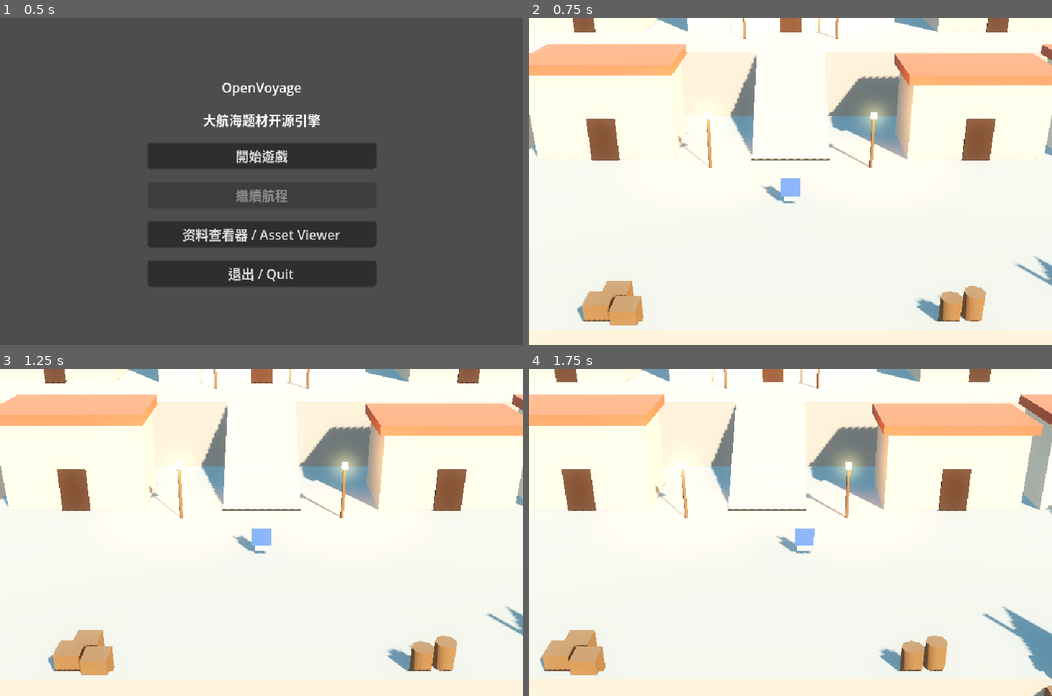
Above: before the commit, frames 1-4 (two rows, left to right).
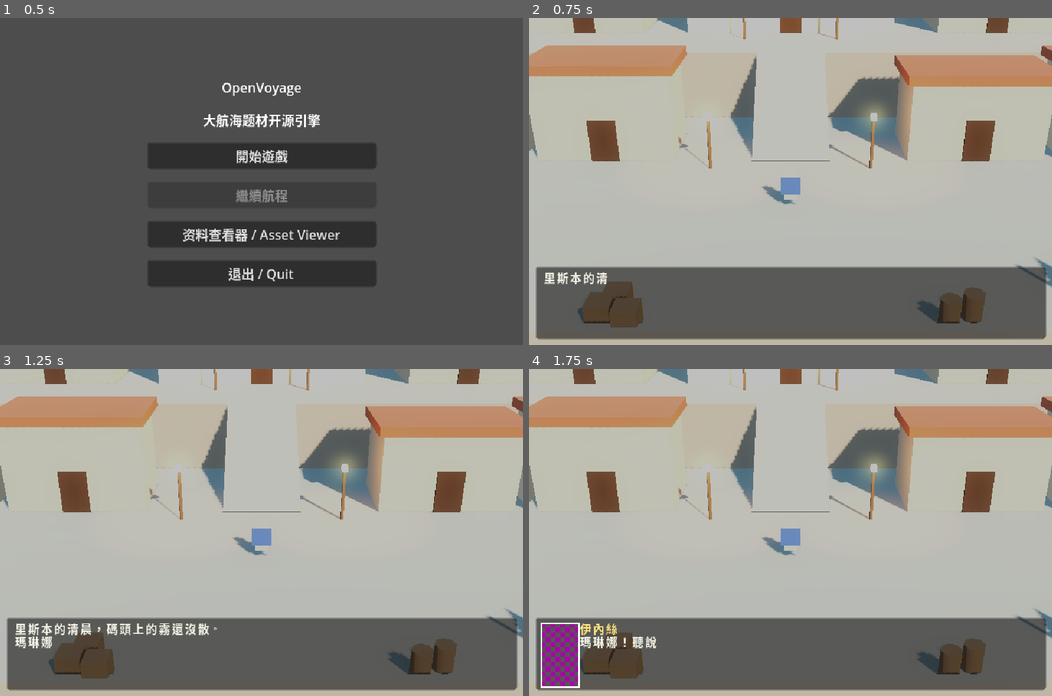
Above: after the commit, the same moments.

Repository: chengchao/openvoyage
Game: Godot game, scene res://game/main.tscn
Two runs of this game, one before a commit and one after it. Both use one fixed random seed, a clock stepped at 60 frames per second and the inputs below.
Inputs (mouse positions are in pixels of both pictures, inside the frame that each line leads up to):
- Up to frame 1 (0.5 s): no input
- Up to frame 2 (0.75 s): click "開始遊戲" at 0.5 s
- Up to frame 3 (1.25 s): no input
- Up to frame 4 (1.75 s): tap Enter (ui_accept) at 1.25, 1.52 s; move the mouse to (905, 516) at 1.27 s; hold Right (ui_right) from 1.28 s (still down); hold Shift from 1.28 s (still down); click (905, 516) at 1.42 s

Frame 1 is identical in both runs. In frame 2, 100% of the frame differs, in the area x 0-100%, y 0-100%; in frame 3, 99%; in frame 4, 99%.

Commit message:
随包开场剧情 + 目标：自撰剧本、抵港剧情、总资产 10000、王宫道贺 [tests: 18 new, GUT 259 green, smoke green（新增新开一局 → 开场逐句演完 → 走路；读档与繼續航程不重演）, pytest 68 passed/43 skipped]
新开一局以前不告诉玩家自己是谁、要做什么。现在随包带一份自撰剧本
godot/data/story/main.json（人物与情节皆原创）：进里斯本先演开场，
交代主角、2000 金幣的本钱、里斯本与塞維利亞之间怎么赚钱，并给出目标
「現金加存款達到 10000 金幣」。

- EventScript.load_shipped() 读随包剧本；World.new_game() 与读档都挂上它。
  剧本是内容不进存档，旗标是进度照旧进存档。
- 自撰剧本用新操作码 set_flag 立旗标；逆向来的 set 语义未解，仍是记日志的 no-op。
- EventInterpreter.has_content()：旗标让一段剧情一句都不演时，会话不进 CUTSCENE。
- PortSession.arrive()：WALKING → CUTSCENE → WALKING。剧情演完去哪只看 slot，
  撞门剧情照旧进设施。
- World.goal() 给出目标、进度与是否达成；达成即记入旗标，之后把钱花掉也算。
  达成后进里斯本王宫演一次道贺，随后照常进设施，游戏继续。
- 主角情報与 PortAgent.observe()["goal"] 显示目标与进度。

Co-Authored-By: Claude Fable 5.2 <noreply@anthropic.com>

Diff:
--- a/godot/data/game_menu.json
+++ b/godot/data/game_menu.json
@@ -4,7 +4,7 @@
       {"key": "fleet", "label": "艦隊情報", "desc": "查看整支艦隊的編成、航速與補給狀況。", "action": ""},
       {"key": "ship", "label": "船隻情報", "desc": "逐艘查看船隻的船型、耐久與武裝。", "action": ""},
       {"key": "crew", "label": "人物情報", "desc": "查看同行航海士的能力與現任職務。", "action": ""},
-      {"key": "hero", "label": "主角情報", "desc": "查看主角目前的所在地與資金。", "action": "status"},
+      {"key": "hero", "label": "主角情報", "desc": "查看主角目前的目標、所在地與資金。", "action": "status"},
       {"key": "cargo", "label": "貨物情報", "desc": "查看各船載運的貨物與進貨價格。", "action": ""},
       {"key": "cargo_list", "label": "貨物一覽", "desc": "把全艦隊的貨物彙整成一張清單。", "action": "cargo"},
       {"key": "discoveries", "label": "發現物", "desc": "回顧航行途中找到的發現物。", "action": ""},
--- /dev/null
+++ b/godot/data/story/main.json
@@ -0,0 +1,70 @@
+{
+  "_doc": "随包剧本（自撰，人物与情节皆原创）。格式同 EventScript 命令表：entries 的 trigger_id =（港号<<8 | 事件码），事件码 0..0x0B 是设施槽、0x10 是抵港（PortSession.ARRIVAL）；say 的 text 'main/k' 取 words[k]；names 是 $ 占位符的开局值；goal 是本局目标（target = 现金加存款，达成时 World 立起 met_flag）。旗标：0 = 开场已演，1 = 目标已达成，2 = 王宫已道贺。",
+  "scenario": 1,
+  "names": {"n": "瑪琳娜"},
+  "goal": {"text": "現金加存款達到 10000 金幣", "target": 10000, "met_flag": 1},
+  "chapters": [
+    {
+      "index": 0,
+      "entries": [
+        {"trigger_id": "0010", "label": "intro"},
+        {"trigger_id": "0005", "label": "palace"}
+      ],
+      "script": [
+        {"label": "intro"},
+        {"op": "branch", "if": "set", "flag": 0, "to": "done"},
+        {"op": "set_flag", "flag": 0},
+        {"op": "window"},
+        {"op": "say", "text": "main/0"}, {"op": "wait"},
+        {"op": "portrait", "kao": 2},
+        {"op": "say", "text": "main/1"}, {"op": "wait"},
+        {"op": "portrait", "kao": 0},
+        {"op": "say", "text": "main/2"}, {"op": "wait"},
+        {"op": "portrait", "kao": 2},
+        {"op": "say", "text": "main/3"}, {"op": "wait"},
+        {"op": "say", "text": "main/4"}, {"op": "wait"},
+        {"op": "say", "text": "main/5"}, {"op": "wait"},
+        {"op": "say", "text": "main/6"}, {"op": "wait"},
+        {"op": "portrait", "kao": 0},
+        {"op": "say", "text": "main/7"}, {"op": "wait"},
+        {"op": "portrait", "kao": 2},
+        {"op": "say", "text": "main/8"}, {"op": "wait"},
+        {"op": "portrait", "kao": 0},
+        {"op": "say", "text": "main/9"}, {"op": "wait"},
+        {"op": "end"},
+
+        {"label": "palace"},
+        {"op": "branch", "if": "clear", "flag": 1, "to": "done"},
+        {"op": "branch", "if": "set", "flag": 2, "to": "done"},
+        {"op": "set_flag", "flag": 2},
+        {"op": "window"},
+        {"op": "portrait", "kao": 4},
+        {"op": "say", "text": "main/10"}, {"op": "wait"},
+        {"op": "say", "text": "main/11"}, {"op": "wait"},
+        {"op": "portrait", "kao": 0},
+        {"op": "say", "text": "main/12"}, {"op": "wait"},
+        {"op": "portrait", "kao": -1},
+        {"op": "say", "text": "main/13"}, {"op": "wait"},
+
+        {"label": "done"},
+        {"op": "end"}
+      ]
+    }
+  ],
+  "words": [
+    "里斯本的清晨，碼頭上的霧還沒散。\n$n用多年攢下的積蓄，買下了一艘舊的小帆船。",
+    "〔伊內絲〕\n$n！聽說你真的把那艘船買下來了？",
+    "〔$n〕\n是啊，伊內絲。錢袋裡只剩 2000 金幣，\n不過從今天起，我就是船主了。",
+    "〔伊內絲〕\n我在商行記了三十年的帳，只教你一件事：\n便宜的地方買，貴的地方賣。",
+    "〔伊內絲〕\n里斯本的毛織品和砂糖便宜，運到塞維利亞能賣好價錢；\n那邊的葡萄酒、橄欖油和胡椒，載回來同樣有賺頭。",
+    "〔伊內絲〕\n先到交易所進貨，再去港務局啟航。\n四天的航程，一來一回，錢就滾起來了。",
+    "〔伊內絲〕\n用不到的錢可以存進銀行。\n等現金加存款滿 10000 金幣，就到王宮去一趟。",
+    "〔$n〕\n王宮？",
+    "〔伊內絲〕\n王室正在找有本事的商人，發給海外貿易的特許狀。\n10000 金幣，就是他們要看的本事。",
+    "〔$n〕\n10000 金幣……好，我記住了。出發吧！",
+    "〔王室書記官〕\n$n船長，你的帳目我們看過了。\n現金加存款超過 10000 金幣，名不虛傳。",
+    "〔王室書記官〕\n奉國王陛下之命，授予你海外貿易特許狀。",
+    "〔$n〕\n（伊內絲，我做到了。）",
+    "目標達成！\n航程還可以繼續——更遠的海域，留待日後開拓。"
+  ]
+}
--- a/godot/game/door_flow.gd
+++ b/godot/game/door_flow.gd
@@ -44,6 +44,11 @@
 func open(slot: int) -> void:
 	if session.enter_door(slot):
 		last_said = ""
+		_sync()
+
+
+func arrive() -> void:
+	if session.arrive():
 		_sync()
 
 
@@ -144,7 +149,7 @@
 		add_child(director)
 		director.finished.connect(_on_story_finished)
 		if not director.play(session.interp):
-			_on_story_finished()  # 入口无可演内容 → 直接进设施
+			_on_story_finished()  # 只有开窗/换头像、没有一句台词
 			return
 	elif m != PortSession.Mode.CUTSCENE and director != null:
 		director.queue_free()
--- a/godot/game/port3d/port_agent.gd
+++ b/godot/game/port3d/port_agent.gd
@@ -48,6 +48,7 @@
 		"bank": s.player_state.bank,
 		"cargo": s.player_state.cargo.duplicate(),
 		"day": s.world.day,
+		"goal": s.world.goal(),
 		"said": flow.last_said,
 	}
 	if flow.facility_scene != null:
--- a/godot/game/port3d/port_scene_3d.gd
+++ b/godot/game/port3d/port_scene_3d.gd
@@ -44,6 +44,7 @@
 	var notice := World.current.take_notice()
 	if notice != "":
 		doors.announce(notice)
+	doors.arrive()
 	_camera.global_position = _camera_target()
 	_camera.look_at(player.global_position + Vector3.UP)
 
--- a/godot/sim/event_interpreter.gd
+++ b/godot/sim/event_interpreter.gd
@@ -12,6 +12,7 @@
 ##   branch  AC=if-set / AD=if-clear（按 GameState 旗标决定是否跳转）
 ##   jump    无条件跳转；label  跳转目标标记
 ##   end     终止
+##   set_flag  自撰剧本用：立/清一个旗标（{flag, value 缺省 true}），让一段剧情只演一次
 ## set/arith/query/cond/sound/music/raw —— **语义未解**，一律记日志的安全 no-op（不评估、不跳转），
 ##   以便经验映射旗标/变量含义（do NOT invent）。cond 虽带跳转目标，但条件未解→不跳、取直落分支。
 class_name EventInterpreter
@@ -57,6 +58,24 @@
 
 ## 取下一个对话节拍；内部消化 branch/jump/label 与 no-op 操作码，直到产出一拍或抵达 end。
 func next_beat() -> Dictionary:
+	if not has_content():
+		return {"kind": "end"}
+	var s: Dictionary = _steps[_pc]
+	_pc += 1
+	match str(s["op"]):
+		"window":
+			return {"kind": "open"}
+		"portrait":
+			var face := _state.get_var(int(s["from_var"])) if s.has("from_var") else int(s.get("kao", 0))
+			return {"kind": "portrait", "face": face}
+		"say":
+			return _line_beat(str(s.get("text", "")))
+	return {"kind": "wait"}
+
+
+## 还有节拍可演吗？走完挡在前面的控制流（旗标分支、set_flag…）停在下一拍上，不消耗它；
+## 已到 end 返回 false。调用方据此不为一段「旗标让它一句都不演」的剧情开对话。
+func has_content() -> bool:
 	var guard := 0
 	while _running and _pc >= 0 and _pc < _steps.size():
 		guard += 1
@@ -64,32 +83,22 @@
 			_log.append("guard: aborted possible infinite loop")
 			break
 		var s: Dictionary = _steps[_pc]
-		if s.has("label"):                       # 标签标记：跳过
+		if s.has("label"):
 			_pc += 1
 			continue
 		var op := str(s.get("op", ""))
 		match op:
-			"window":
-				_pc += 1
-				return {"kind": "open"}
-			"portrait":
-				_pc += 1
-				var face := _state.get_var(int(s["from_var"])) if s.has("from_var") else int(s.get("kao", 0))
-				return {"kind": "portrait", "face": face}
-			"say":
-				_pc += 1
-				return _line_beat(str(s.get("text", "")))
-			"wait":
-				_pc += 1
-				return {"kind": "wait"}
+			"window", "portrait", "say", "wait":
+				return true
 			"end":
 				break
-			"branch":
-				if not _follow_branch(s):
-					return {"kind": "end"}
-			"jump":
-				if not _follow_jump(s):
-					return {"kind": "end"}
+			"branch", "jump":
+				var followed := _follow_branch(s) if op == "branch" else _goto(s)
+				if not followed:
+					break
+			"set_flag":
+				_state.set_flag(int(s.get("flag", 0)), bool(s.get("value", true)))
+				_pc += 1
 			"cond":
 				# 条件语义未解：不评估、不跳转，取直落分支（记日志）
 				_log.append("cond %s args=%s (no-op, fall through)" % [s.get("code", "?"), s.get("args", [])])
@@ -99,7 +108,7 @@
 				_log.append("%s %s (no-op)" % [op, _brief(s)])
 				_pc += 1
 	_running = false
-	return {"kind": "end"}
+	return false
 
 
 # branch：按旗标决定是否跳转。返回 false=应终止（无法跟随的跨节跳转）。
@@ -109,10 +118,6 @@
 	if not take:
 		_pc += 1
 		return true
-	return _goto(s)
-
-
-func _follow_jump(s: Dictionary) -> bool:
 	return _goto(s)
 
 
--- a/godot/sim/event_script.gd
+++ b/godot/sim/event_script.gd
@@ -1,23 +1,34 @@
 ## 事件脚本程序（纯逻辑数据 + 查找，headless 可测）。
-## 数据 = 带标签的命令表脚本 + 触发入口表（events 字典）与台词列表（say 的 id 'snrN/k' 即行下标）。
+## 数据 = 带标签的命令表脚本 + 触发入口表（events 字典）与台词列表（say 的 id 'snrN/k' 即行下标；可另给，也可放在 events["words"]）。
 ## 控制流/语义在 EventInterpreter；此处只做章节脚本取用、标签→下标、入口查找、台词解析。
 class_name EventScript
 extends RefCounted
 
+const STORY_PATH := "res://data/story/main.json"
 const NAME_OPEN := "〔"
 const NAME_CLOSE := "〕"
 
 var scenario: int = 0
 var chapters: Array = []
 var words: PackedStringArray = PackedStringArray()
+var names: Dictionary = {}    # $ 占位符的开局值（"n" = 主角名）
+var goal: Dictionary = {}     # 本局目标 {text, target, met_flag}；没有 = 无目标
 var _label_maps: Array = []   # 每章 {label:String -> index:int}，懒构建
 
 
 func _init(events: Dictionary = {}, words_: PackedStringArray = PackedStringArray()) -> void:
 	scenario = int(events.get("scenario", 0))
 	chapters = events.get("chapters", [])
-	words = words_
+	words = words_ if not words_.is_empty() else PackedStringArray(events.get("words", []))
+	names = events.get("names", {})
+	goal = events.get("goal", {})
 	_label_maps.resize(chapters.size())
+
+
+## 随包的自撰剧本（台词也在同一份文件里）；读不出来返回 null。
+static func load_shipped() -> EventScript:
+	var doc: Variant = JSON.parse_string(FileAccess.get_file_as_string(STORY_PATH))
+	return EventScript.new(doc) if typeof(doc) == TYPE_DICTIONARY else null
 
 
 func chapter_count() -> int:
--- a/godot/sim/port_session.gd
+++ b/godot/sim/port_session.gd
@@ -1,4 +1,5 @@
 ## 港口玩法状态机（纯逻辑）：在港里走 → 撞门（剧情优先，docs/09 §9.A）→ 设施菜单 ⇄ 金额输入 → 离开；在港里走 ⇄ 游戏内选单。
+## 抵港剧情（开场）：在港里走 → 剧情 → 回到在港里走。剧情演完去哪只看 slot：有门进设施，没门回去走路。
 ## 交易所买卖多一步：设施菜单 → 单选（选货）→ 金额输入（件数）→ 设施菜单。
 ## 出航：港务局「啟航出海」或走进出航区 → 单选（选目的地）→ SAILED。world 当场改到目的港，
 ## 本会话到此为止；表现层见到 SAILED 就换进 world 所在港的场景，那边另建会话。
@@ -10,6 +11,7 @@
 enum Mode { WALKING, CUTSCENE, FACILITY_MENU, AMOUNT_ENTRY, GAME_MENU, PICK, SAILED }
 
 const NOT_OPEN_YET := "（此功能尚未開放）"
+const ARRIVAL := 0x10  # 抵港事件键的低字节。设施槽只到 0x0B，撞不上门
 
 var world: World
 var port_id: int:
@@ -21,7 +23,9 @@
 var game_state: GameState:
 	get: return world.story
 	set(v): world.story = v
-var event_script: EventScript  # 为空 = 无剧情
+var event_script: EventScript:  # 为空 = 无剧情
+	get: return world.story_script
+	set(v): world.story_script = v
 var save_path := SaveFile.DEFAULT_PATH  # 测试换成临时路径
 
 var mode := Mode.WALKING
@@ -51,11 +55,22 @@
 	return true
 
 
+## 进港时调一次：本港登记了还没演过的抵港剧情就演，返回 true。
+func arrive() -> bool:
+	if mode != Mode.WALKING:
+		return false
+	interp = _story_at(ARRIVAL)
+	if interp == null:
+		return false
+	mode = Mode.CUTSCENE
+	return true
+
+
 func story_finished() -> bool:
 	if mode != Mode.CUTSCENE:
 		return false
 	interp = null
-	mode = Mode.FACILITY_MENU
+	mode = Mode.FACILITY_MENU if slot >= 0 else Mode.WALKING
 	return true
 
 
@@ -197,7 +212,7 @@
 	return loaded
 
 
-## 选单详情栏的文字：该项说明；主角情報追加所在港、日期与资金，存/读档追加结果，尚未開放的项追加提示。越界返回 ""。
+## 选单详情栏的文字：该项说明；主角情報追加目标与进度、所在港、日期与资金，存/读档追加结果，尚未開放的项追加提示。越界返回 ""。
 func menu_detail(cat_index: int, item_index: int) -> String:
 	var rows := GameMenu.items(cat_index)
 	if item_index < 0 or item_index >= rows.size():
@@ -206,6 +221,8 @@
 	var action := GameMenu.action_of(cat_index, item_index)
 	match action:
 		&"status":
+			if world.goal_line() != "":
+				text += "\n" + world.goal_line()
 			text += "\n%s　第 %d 日　%s" % [Market.port_name(port_id), world.day, balance_line()]
 		&"cargo":
 			for good: String in player_state.cargo:
@@ -295,11 +312,13 @@
 	mode = Mode.FACILITY_MENU if slot >= 0 else Mode.WALKING
 
 
-func _story_at(door_slot: int) -> EventInterpreter:
+## (本港, 事件码) 登记的剧情；没登记、或旗标让它这次一句都不演，返回 null。
+func _story_at(code: int) -> EventInterpreter:
 	if event_script == null or game_state.scenario < 0:
 		return null
-	var label := event_script.find_entry(game_state.chapter, port_id, door_slot)
+	var label := event_script.find_entry(game_state.chapter, port_id, code)
 	if label == "":
 		return null
+	world.goal()  # 让「目标已达成」旗标跟上眼下的资产，剧本的分支才看得到
 	var it := EventInterpreter.new(event_script, game_state, game_state.chapter)
-	return it if it.start(label) else null
+	return it if it.start(label) and it.has_content() else null
--- a/godot/sim/world.gd
+++ b/godot/sim/world.gd
@@ -3,13 +3,14 @@
 class_name World
 extends RefCounted
 
-const STARTING_GOLD := 2000  # 开局现金（占位，待开场剧情校准）
+const STARTING_GOLD := 2000  # 开局现金；开场剧情里提到这个数，改它要一起改 data/story/main.json
 const MAX_WHOLE := 1 << 53  # JSON 数字是 double，超过这个就不再是精确整数
 
 static var current: World
 
 var player := PlayerState.new(STARTING_GOLD, 0)
 var story := GameState.new()
+var story_script: EventScript  # 随包剧本：是内容不是进度，不进存档。裸 World.new() 没有 = 无剧情、无目标
 var port_id := 0
 var day := 1
 var notice := ""  # 给下一个港口场景显示一次的话（抵港通知）；不进存档
@@ -17,7 +18,34 @@
 
 static func new_game() -> World:
 	current = World.new()
+	var shipped := EventScript.load_shipped()
+	if shipped != null:
+		current.story_script = shipped
+		current.story = GameState.new(shipped.scenario, 0)
+		for key: String in shipped.names:
+			current.story.set_name(key, shipped.names[key])
 	return current
+
+
+## 本局目标 {text, progress, target, met}，progress = 现金加存款；没有剧本返回 {}。
+## 达成的那一刻记进旗标（剧本据此道贺），之后把钱花掉也仍算达成。
+func goal() -> Dictionary:
+	if story_script == null or story_script.goal.is_empty():
+		return {}
+	var target := int(story_script.goal["target"])
+	var met_flag := int(story_script.goal["met_flag"])
+	var progress := player.gold + player.bank
+	if progress >= target:
+		story.set_flag(met_flag, true)
+	return {"text": str(story_script.goal["text"]), "progress": progress, "target": target, "met": story.flag(met_flag)}
+
+
+## 目标与进度的一行字；没有目标返回 ""。
+func goal_line() -> String:
+	var g := goal()
+	if g.is_empty():
+		return ""
+	return "目標%s：%s（目前 %d）" % ["已達成" if g["met"] else "", g["text"], g["progress"]]
 
 
 func take_notice() -> String:
@@ -43,6 +71,7 @@
 	var w := World.new()
 	w.player = p
 	w.story = s
+	w.story_script = EventScript.load_shipped()
 	w.port_id = int(d["port_id"])
 	w.day = int(d["day"])
 	return w
--- a/godot/tests/smoke/smoke_test.gd
+++ b/godot/tests/smoke/smoke_test.gd
@@ -2,7 +2,8 @@
 ##
 ## M0：按工程配置启动 → 主菜单可达（开始/退出按钮存在且已接线）→ 无错退出(0)。
 ## M2：从主菜单进入资料查看器，能从占位包成功打开至少 10 项图片。
-## 港口：开始按钮进灰盒里斯本，碰门进设施、退出；交易所买进再卖出；走进银行存款；撞门剧情；ESC 开游戏内选单、移光标、关闭后照常走路。
+## 开场：开始按钮进灰盒里斯本，先演随包的开场剧情，逐句推进到底才轮到走路；之后换场景、读档都不重演。
+## 港口：碰门进设施、退出；交易所买进再卖出；走进银行存款；撞门剧情；ESC 开游戏内选单、移光标、关闭后照常走路。
 ## 航行：新开一局，里斯本买毛織品 → 港务局啟航 → 塞維利亞卖出，现金高于开局 → 走进塞維利亞的银行存款。
 ## 存读档（在塞維利亞）：选单存档 → 提款 → 读档回到存档时的局面；回到標題 →「繼續航程」接着存档玩，人还在塞維利亞。
 ## 运行：godot --headless --path godot -s tests/smoke/smoke_test.gd
@@ -73,6 +74,8 @@
 	if port == null:
 		push_error("开始游戏未进入港口场景")
 		return false
+	if not await _intro(port):
+		return false
 	if not await _door(port):
 		return false
 	if not await _market(port):
@@ -87,6 +90,28 @@
 	var ok := seville != null and await _save_and_load(seville) and await _continue_from_title()
 	DirAccess.remove_absolute(SAVE_PATH)
 	return ok
+
+
+## 新开一局进港先演开场：逐句推进到底，回到走路，目标可观察。
+func _intro(port: PortScene3D) -> bool:
+	var agent := PortAgent.new(port)
+	var first := agent.observe()
+	if first["mode"] != "cutscene" or first["line"]["body"] == "":
+		push_error("新开一局没有演开场：%s" % first)
+		return false
+	var lines := 0
+	while agent.observe()["mode"] == "cutscene" and lines < 30:
+		await agent.act({"do": "next"})
+		lines += 1
+	var obs := agent.observe()
+	if obs["mode"] != "walking" or obs["goal"].get("target", 0) <= 0 or obs["goal"]["met"]:
+		push_error("开场演完没有回到走路，或没有目标：%s" % obs)
+		return false
+	if not await agent.act({"do": "walk", "dir": "down", "seconds": 0.2}):
+		push_error("开场演完走不动")
+		return false
+	print("  开场：『%s』… 共 %d 句 → 走路；目標：%s" % [first["line"]["body"].replace("\n", " "), lines, obs["goal"]["text"]])
+	return true
 
 
 ## HD-2D 港口：主角朝一扇门走进去 → 进该门的设施 → 退出回到港口。
@@ -145,7 +170,7 @@
 	for _i in 5:
 		await physics_frame
 	var agent := PortAgent.current(self)
-	if agent == null or agent.observe()["port"]["id"] != 0:
+	if agent == null or agent.observe()["port"]["id"] != 0 or not await _intro(agent.port):
 		push_error("新开一局没有进里斯本")
 		return null
 	if not (await _walk_into(agent.port, &"market") and await agent.act({"do": "choose", "index": 0})):
@@ -407,7 +432,8 @@
 		push_error("繼續航程未进入港口场景")
 		return false
 	var obs := PortAgent.new(port).observe()
-	if obs["gold"] != before["gold"] or obs["bank"] != before["bank"] or obs["port"] != before["port"] or obs["port"]["id"] != 1:
+	if (obs["mode"] != "walking" or obs["gold"] != before["gold"] or obs["bank"] != before["bank"]
+			or obs["port"] != before["port"] or obs["port"]["id"] != 1):
 		push_error("繼續航程后的局面不是存档里的：%s" % obs)
 		return false
 	print("  標題 →「繼續航程」→ %s，現金 %d　存款 %d" % [obs["port"]["name"], obs["gold"], obs["bank"]])
--- a/godot/tests/unit/test_door_flow.gd
+++ b/godot/tests/unit/test_door_flow.gd
@@ -264,3 +264,19 @@
 	var f := _flow()
 	f.announce("航行 4 日，抵達塞維利亞。")
 	assert_eq(f.last_said, "航行 4 日，抵達塞維利亞。")
+
+
+func test_arrival_story_plays_then_returns_to_walking_without_a_facility() -> void:
+	var f := _flow()
+	f.session.world = World.new_game()
+	World.current = null
+	f.arrive()
+	assert_true(f.is_in_cutscene())
+	assert_ne(f.director.current_line()["body"], "")
+	for _i in 20:
+		if f.is_in_cutscene():
+			f.director.advance()
+	assert_false(f.is_busy(), "开场演完回到走路")
+	assert_null(f.facility_scene)
+	f.arrive()
+	assert_false(f.is_busy(), "再次抵港不重演")
--- a/godot/tests/unit/test_event_interpreter.gd
+++ b/godot/tests/unit/test_event_interpreter.gd
@@ -173,3 +173,48 @@
 	var it := EventInterpreter.new(script, _state(), 0)
 	it.start("L0")
 	assert_eq(it.next_beat()["kind"], "end")
+
+
+func _once_script() -> EventScript:
+	return EventScript.new({"scenario": 1, "chapters": [{"index": 0, "entries": [], "script": [
+		{"label": "L0"},
+		{"op": "branch", "if": "set", "flag": 3, "to": "L_done"},
+		{"op": "set_flag", "flag": 3},
+		{"op": "say", "text": "snr1/1"},
+		{"op": "wait"},
+		{"label": "L_done"},
+		{"op": "end"},
+	]}]}, WORDS)
+
+
+func test_set_flag_makes_a_scene_play_only_once() -> void:
+	var st := _state()
+	var first := EventInterpreter.new(_once_script(), st, 0)
+	first.start("L0")
+	assert_eq(_say_bodies(first), ["空無一人。"])
+	assert_true(st.flag(3))
+	var again := EventInterpreter.new(_once_script(), st, 0)
+	again.start("L0")
+	assert_eq(_say_bodies(again), [])
+
+
+func test_set_flag_can_clear() -> void:
+	var st := _state({3: true})
+	var it := EventInterpreter.new(EventScript.new({"scenario": 1, "chapters": [{"index": 0, "entries": [], "script": [
+		{"label": "L0"}, {"op": "set_flag", "flag": 3, "value": false}, {"op": "end"},
+	]}]}, WORDS), st, 0)
+	it.start("L0")
+	it.next_beat()
+	assert_false(st.flag(3))
+
+
+func test_has_content_tells_whether_anything_will_play_without_consuming_it() -> void:
+	var st := _state()
+	var it := EventInterpreter.new(_once_script(), st, 0)
+	it.start("L0")
+	assert_true(it.has_content())
+	assert_true(it.has_content(), "问两次结果一样")
+	assert_eq(_say_bodies(it), ["空無一人。"], "问过之后台词一句不少")
+	var again := EventInterpreter.new(_once_script(), st, 0)
+	again.start("L0")
+	assert_false(again.has_content(), "旗标已立：这段一句都不演")
--- a/godot/tests/unit/test_event_script.gd
+++ b/godot/tests/unit/test_event_script.gd
@@ -74,3 +74,28 @@
 	# 主角轨阈值 0x64：港 ≥ 0x64 时 0xA3 通配失效
 	assert_eq(s.find_entry(0, 5, 5), "L_stage", "港5<0x64 → a305 通配命中设施5")
 	assert_eq(s.find_entry(0, 0x70, 5), "", "港0x70≥0x64 → 通配失效，且非港0 无兜底")
+
+
+func test_words_can_ship_inside_the_events_document() -> void:
+	var s := EventScript.new({"scenario": 1, "chapters": [], "words": ["第一句。"]})
+	assert_eq(s.text("main/0"), "第一句。")
+
+
+func test_shipped_story_loads_and_every_line_resolves() -> void:
+	var s := EventScript.load_shipped()
+	assert_not_null(s, "随包剧本读不出来")
+	assert_gte(s.scenario, 0)
+	assert_eq(int(s.goal["target"]), 10000)
+	assert_ne(str(s.goal["text"]), "")
+	assert_ne(str(s.names.get("n", "")), "", "主角有名字")
+	var says := 0
+	for step: Dictionary in s.chapter_script(0):
+		match step.get("op", ""):
+			"say":
+				says += 1
+				assert_ne(s.text(step["text"]), "", "台词 %s 没有文字" % step["text"])
+			"branch", "jump":
+				assert_gte(s.label_index(0, step["to"]), 0, "跳转目标 %s 不存在" % step["to"])
+	assert_gt(says, 0)
+	for e: Dictionary in s.chapters[0]["entries"]:
+		assert_gte(s.label_index(0, e["label"]), 0, "入口 %s 不存在" % e["label"])
--- a/godot/tests/unit/test_port3d.gd
+++ b/godot/tests/unit/test_port3d.gd
@@ -2,6 +2,10 @@
 extends GutTest
 
 const PORTS_DIR := "res://game/port3d/ports/"
+
+
+func before_each() -> void:
+	World.current = World.new()  # 没有剧本的一局：进港即可走，不先演开场
 
 
 func _port_paths() -> PackedStringArray:
--- a/godot/tests/unit/test_port_agent.gd
+++ b/godot/tests/unit/test_port_agent.gd
@@ -9,7 +9,7 @@
 
 
 func before_each() -> void:
-	World.current = null
+	World.current = World.new()  # 没有剧本的一局：各测试从走路开始，不先演开场
 	_entered.clear()
 	DirAccess.remove_absolute(SAVE_PATH)
 
@@ -262,3 +262,21 @@
 
 func test_current_finds_the_port_the_tree_is_showing() -> void:
 	assert_null(PortAgent.current(get_tree()), "GUT 的当前场景不是港口")
+
+
+func test_new_game_opens_on_the_intro_and_reports_the_goal() -> void:
+	World.new_game()
+	var agent := _agent()
+	var obs := agent.observe()
+	assert_eq(obs["mode"], "cutscene", "新开一局先演开场")
+	assert_ne(obs["line"]["body"], "")
+	assert_eq(obs["goal"], {"text": World.current.goal()["text"], "progress": World.STARTING_GOLD, "target": 10000, "met": false})
+	assert_false(await agent.act({"do": "walk", "dir": "up", "seconds": 0.1}), "开场中不能走")
+	for _i in 20:
+		if agent.observe()["mode"] == "cutscene":
+			await agent.act({"do": "next"})
+	assert_eq(agent.observe()["mode"], "walking")
+	assert_true(await agent.act({"do": "walk", "dir": "down", "seconds": 0.2}))
+
+	agent.port.free()
+	assert_eq(_agent().observe()["mode"], "walking", "再进里斯本不重演")
--- a/godot/tests/unit/test_port_session.gd
+++ b/godot/tests/unit/test_port_session.gd
@@ -499,3 +499,87 @@
 	there.pick(0)
 	there.confirm_amount(20)
 	assert_gt(w.player.gold, World.STARTING_GOLD, "低买高卖赚到钱")
+
+
+const PALACE := 5
+
+
+func _lines(s: PortSession) -> Array:
+	var out := []
+	while true:
+		var b := s.interp.next_beat()
+		if b["kind"] == "line":
+			out.append(b["body"])
+		elif b["kind"] == "end":
+			break
+	s.story_finished()
+	return out
+
+
+func _past_intro() -> World:
+	var w := World.new_game()
+	World.current = null
+	var s := PortSession.new(w)
+	s.arrive()
+	_lines(s)
+	return w
+
+
+func test_new_game_arrival_plays_the_intro_then_returns_to_walking() -> void:
+	var s := PortSession.new(World.new_game())
+	World.current = null
+	assert_true(s.arrive())
+	assert_eq(s.mode, PortSession.Mode.CUTSCENE)
+	assert_false(s.enter_door(TAVERN), "开场没演完不能进门")
+	assert_between(_lines(s).size(), 8, 12)
+	assert_eq(s.mode, PortSession.Mode.WALKING, "开场不通向任何设施")
+	assert_eq(s.slot, -1)
+	assert_true(s.enter_door(TAVERN))
+
+
+func test_intro_does_not_replay_on_a_later_port_entry_or_after_loading() -> void:
+	var w := _past_intro()
+	var again := PortSession.new(w)
+	assert_false(again.arrive(), "回到里斯本不重演")
+	assert_eq(again.mode, PortSession.Mode.WALKING)
+	var loaded := World.from_dict(JSON.parse_string(JSON.stringify(w.to_dict())))
+	assert_false(PortSession.new(loaded).arrive(), "读档后不重演")
+
+
+func test_arrival_without_a_story_does_nothing() -> void:
+	var s := PortSession.new()
+	assert_false(s.arrive())
+	assert_eq(s.mode, PortSession.Mode.WALKING)
+	s.open_menu()
+	assert_false(s.arrive(), "只能从走路进剧情")
+
+
+func test_palace_opens_as_usual_before_the_goal_is_met() -> void:
+	var s := PortSession.new(_past_intro())
+	s.enter_door(PALACE)
+	assert_eq(s.mode, PortSession.Mode.FACILITY_MENU)
+
+
+func test_palace_congratulates_once_when_the_goal_is_met_then_opens() -> void:
+	var w := _past_intro()
+	w.player.gold = 9000
+	w.player.deposit(4000)
+	w.player.gold += 1000
+	var s := PortSession.new(w)
+	s.enter_door(PALACE)
+	assert_eq(s.mode, PortSession.Mode.CUTSCENE)
+	assert_gt(_lines(s).size(), 0)
+	assert_eq([s.mode, s.slot], [PortSession.Mode.FACILITY_MENU, PALACE], "道贺完照常进王宫")
+	s.leave()
+	s.enter_door(PALACE)
+	assert_eq(s.mode, PortSession.Mode.FACILITY_MENU, "只道贺一次")
+	assert_true(s.enter_door(TAVERN) or s.leave(), "游戏照常继续")
+
+
+func test_menu_detail_for_status_shows_the_goal_and_progress() -> void:
+	var s := PortSession.new(_past_intro())
+	var detail := s.menu_detail(0, 3)
+	assert_string_contains(detail, s.world.goal()["text"])
+	assert_string_contains(detail, str(World.STARTING_GOLD))
+	s.world.player.gold = 10000
+	assert_string_contains(s.menu_detail(0, 3), "已達成")
--- a/godot/tests/unit/test_world.gd
+++ b/godot/tests/unit/test_world.gd
@@ -98,3 +98,42 @@
 	assert_false(w.to_dict().has("notice"))
 	assert_eq(w.take_notice(), "航行 4 日，抵達塞維利亞。")
 	assert_eq(w.take_notice(), "")
+
+
+func test_new_game_ships_with_a_protagonist_and_a_goal() -> void:
+	var w := World.new_game()
+	assert_ne(w.story.substitute("$n"), "$n", "主角有名字")
+	var goal := w.goal()
+	assert_ne(goal["text"], "")
+	assert_eq([goal["progress"], goal["target"], goal["met"]], [World.STARTING_GOLD, 10000, false])
+
+
+func test_goal_progress_is_cash_plus_bank() -> void:
+	var w := World.new_game()
+	w.player.deposit(500)
+	assert_eq(w.goal()["progress"], World.STARTING_GOLD)
+	w.player.gold += 7999
+	assert_false(w.goal()["met"])
+	w.player.gold += 1
+	assert_eq([w.goal()["progress"], w.goal()["met"]], [10000, true])
+
+
+func test_goal_once_met_stays_met_after_spending_and_after_loading() -> void:
+	var w := World.new_game()
+	w.player.gold = 10000
+	assert_true(w.goal()["met"])
+	w.player.gold = 10
+	assert_eq([w.goal()["progress"], w.goal()["met"]], [10, true])
+	assert_true(World.from_dict(_through_json(w.to_dict())).goal()["met"])
+
+
+func test_loaded_save_has_the_story_and_goal() -> void:
+	var w := World.new_game()
+	var back := World.from_dict(_through_json(w.to_dict()))
+	assert_eq(back.goal(), w.goal())
+	assert_eq(back.story.substitute("$n"), w.story.substitute("$n"))
+
+
+func test_world_without_a_story_has_no_goal() -> void:
+	assert_eq(World.new().goal(), {})
+	assert_eq(World.new().goal_line(), "")
Not shown, changed: CLAUDE.md
